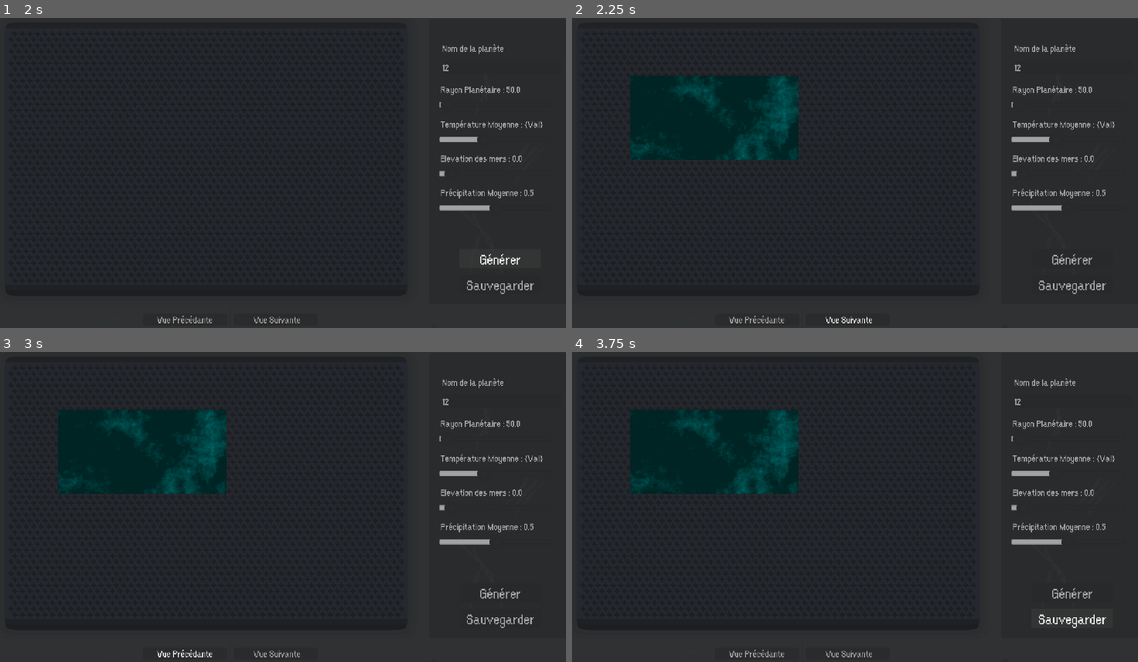
Above: before the commit, frames 1-4 (two rows, left to right).
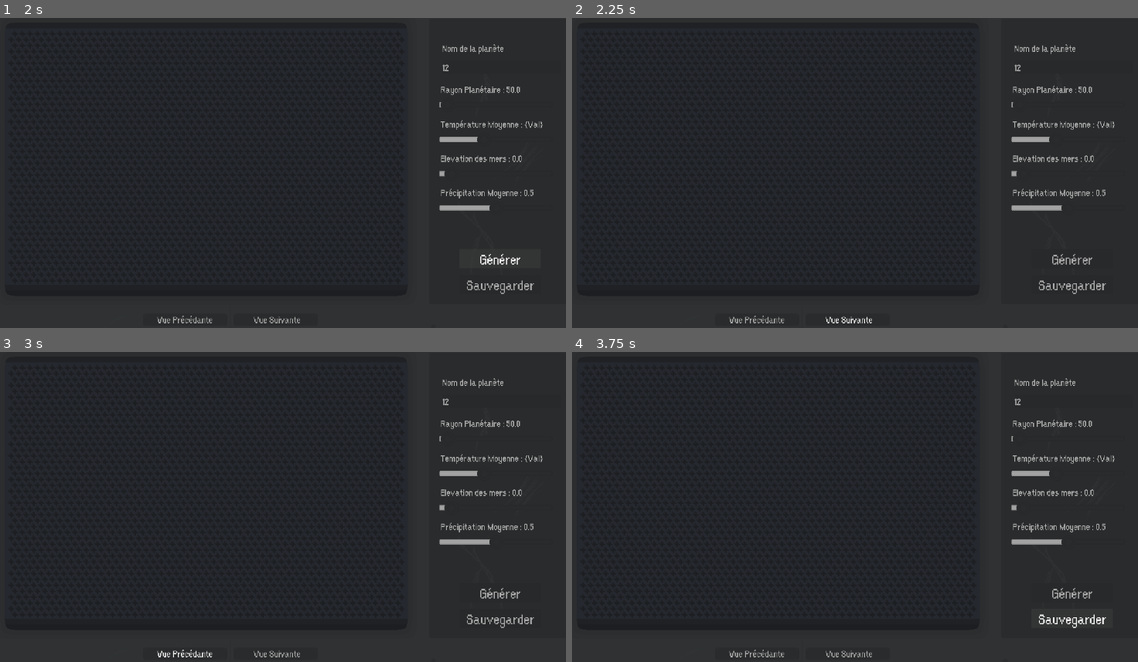
Above: after the commit, the same moments.

Repository: Jujedie/PlanetGenerator
Game: Godot game, scene res://data/scn/master.tscn
The game is run twice, just before and just after one commit, with the same random seed, the same clock (stepped at 60 frames per second) and the same inputs.
Inputs (mouse positions are in pixels of both pictures, inside the frame that each line leads up to):
- Up to frame 1 (2 s): click (503, 67) at 0.52 s; type "12" at 0.6 s; click "Générer" at 1.25 s
- Up to frame 2 (2.25 s): click "Vue Suivante" at 2 s
- Up to frame 3 (3 s): click "Vue Précédante" at 2.75 s
- Up to frame 4 (3.75 s): click "Sauvegarder" at 3.5 s

Frame 1 is identical in both runs. In frame 2, 8.1% of the frame differs, in the area x 10-41%, y 18-46%; in frame 3, 8.1%; in frame 4, 8.1%.

Commit message:
Add texture import configuration for temperature elevation map
- Introduced a new import configuration for the temperature elevation map texture.
- Set parameters for compression, mipmaps, and processing options.
- Specified source and destination files for the texture import.

Diff:
--- a/src/enum_couleurs.gd
+++ b/src/enum_couleurs.gd
@@ -3,140 +3,140 @@
 # Définition des couleurs pour chaque biome avec des informations supplémentaires
 var COULEURS_BIOMES = {
     "NAPPE_GLACIAIRE": {
-        "couleur": Color.hex(0xE0E0E0),
+        "couleur": Color.hex(0xE0E0E0FF),
         "interval_temp": [-273, -20],
         "interval_precipitation": [0.0, 0.1],
         "elevation_minimal": 0,
         "water_need": false
     },
     "TUNDRA": {
-        "couleur": Color.hex(0x5AC9EC),
+        "couleur": Color.hex(0x5AC9ECFF),
         "interval_temp": [-20, 0],
         "interval_precipitation": [0.1, 0.2],
         "elevation_minimal": 0,
         "water_need": false
     },
     "FORET_BOREAL": {
-        "couleur": Color.hex(0x275D6E),
+        "couleur": Color.hex(0x275D6EFF),
         "interval_temp": [0, 10],
         "interval_precipitation": [0.2, 0.4],
         "elevation_minimal": 0,
         "water_need": false
     },
     "TUNDRA_ALPINE": {
-        "couleur": Color.hex(0x78ABC1),
+        "couleur": Color.hex(0x78ABC1FF),
         "interval_temp": [-10, 5],
         "interval_precipitation": [0.1, 0.3],
         "elevation_minimal": 500,
         "water_need": false
     },
     "PRAIRIE": {
-        "couleur": Color.hex(0x6CA868),
+        "couleur": Color.hex(0x6CA868FF),
         "interval_temp": [10, 20],
         "interval_precipitation": [0.1, 0.3],
         "elevation_minimal": 0,
         "water_need": false
     },
     "FORET_TEMPEREE": {
-        "couleur": Color.hex(0x47AD40),
+        "couleur": Color.hex(0x47AD40FF),
         "interval_temp": [10, 25],
         "interval_precipitation": [0.3, 0.6],
         "elevation_minimal": 0,
         "water_need": false
     },
     "FORET_TROPICALE": {
-        "couleur": Color.hex(0x2F572C),
+        "couleur": Color.hex(0x2F572CFF),
         "interval_temp": [20, 35],
         "interval_precipitation": [0.6, 1.0],
         "elevation_minimal": 0,
         "water_need": false
     },
     "FORET_SUBTROPICAL_TROPICAL": {
-        "couleur": Color.hex(0x427D3E),
+        "couleur": Color.hex(0x427D3EFF),
         "interval_temp": [15, 30],
         "interval_precipitation": [0.4, 0.8],
         "elevation_minimal": 0,
         "water_need": false
     },
     "MEDITERRANEEN": {
-        "couleur": Color.hex(0x634167),
+        "couleur": Color.hex(0x634167FF),
         "interval_temp": [15, 25],
         "interval_precipitation": [0.1, 0.3],
         "elevation_minimal": 0,
         "water_need": false
     },
     "SAVANNE": {
-        "couleur": Color.hex(0xCFAD5F),
+        "couleur": Color.hex(0xCFAD5FFF),
         "interval_temp": [20, 30],
         "interval_precipitation": [0.1, 0.2],
         "elevation_minimal": 0,
         "water_need": false
     },
     "SAVANNE_ARBUSTIVE": {
-        "couleur": Color.hex(0xBC9741),
+        "couleur": Color.hex(0xBC9741FF),
         "interval_temp": [20, 35],
         "interval_precipitation": [0.05, 0.15],
         "elevation_minimal": 0,
         "water_need": false
     },
     "DESERT_ARIDE": {
-        "couleur": Color.hex(0x7D3F25),
+        "couleur": Color.hex(0x7D3F25FF),
         "interval_temp": [30, 50],
         "interval_precipitation": [0.0, 0.05],
         "elevation_minimal": 0,
         "water_need": false
     },
     "DESERT_SEMI_ARIDE": {
-        "couleur": Color.hex(0xCDB274),
+        "couleur": Color.hex(0xCDB274FF),
         "interval_temp": [25, 40],
         "interval_precipitation": [0.05, 0.1],
         "elevation_minimal": 0,
         "water_need": false
     },
     "TERRES_BRULEES": {
-        "couleur": Color.hex(0x1B1B1B),
+        "couleur": Color.hex(0x1B1B1BFF),
         "interval_temp": [40, 60],
         "interval_precipitation": [0.0, 0.02],
         "elevation_minimal": 0,
         "water_need": false
     },
     "FORET_MONTAGNEUSES": {
-        "couleur": Color.hex(0x5AABD3),
+        "couleur": Color.hex(0x5AABD3FF),
         "interval_temp": [5, 15],
         "interval_precipitation": [0.2, 0.6],
         "elevation_minimal": 1000,
         "water_need": false
     },
     "STEPPES_SECHE": {
-        "couleur": Color.hex(0x9F8F6C),
+        "couleur": Color.hex(0x9F8F6CFF),
         "interval_temp": [15, 25],
         "interval_precipitation": [0.05, 0.15],
         "elevation_minimal": 0,
         "water_need": false
     },
     "STEPPES_TEMPEREE": {
-        "couleur": Color.hex(0xFFCB58),
+        "couleur": Color.hex(0xFFCB58FF),
         "interval_temp": [10, 20],
         "interval_precipitation": [0.1, 0.2],
         "elevation_minimal": 0,
         "water_need": false
     },
     "DESERT": {
-        "couleur": Color.hex(0xAA5F3D),
+        "couleur": Color.hex(0xAA5F3DFF),
         "interval_temp": [30, 50],
         "interval_precipitation": [0.0, 0.05],
         "elevation_minimal": 0,
         "water_need": false
     },
     "EAU": {
-        "couleur": Color.hex(0x1E90FF),
+        "couleur": Color.hex(0x1E90FFFF),
         "interval_temp": [-21, 100],
         "interval_precipitation": [0.0, 1.0],
         "elevation_minimal": 0,
         "water_need": true
     },
     "GLACIER": {
-        "couleur": Color.hex(0xA9D6E5),
+        "couleur": Color.hex(0xA9D6E5FF),
         "interval_temp": [-273, -21],
         "interval_precipitation": [0.0, 1.0],
         "elevation_minimal": 2000,
@@ -146,33 +146,33 @@
 
 # Définition des couleurs pour les élévations
 var COULEURS_ELEVATIONS = {
-    0: Color.hex(0x232323)   , # 0m et moins - Noir
-    100: Color.hex(0x282828) , # 100m - Gris très foncé
-    200: Color.hex(0x2E2E2E) , # 200m - Gris foncé
-    300: Color.hex(0x353535) , # 300m - Gris
-    400: Color.hex(0x3C3C3C) , # 400m - Gris moyen
-    500: Color.hex(0x434343) , # 500m - Gris clair
-    600: Color.hex(0x4A4A4A) , # 600m - Gris plus clair
-    700: Color.hex(0x525252) , # 700m - Gris encore plus clair
-    800: Color.hex(0x5C5C5C) , # 800m - Gris très clair
-    900: Color.hex(0x666666) , # 900m - Presque blanc
-    1000: Color.hex(0x717171), # 1000m - Blanc
-    1500: Color.hex(0x7D7D7D), # 1500m - Glaciers
-    2000: Color.hex(0x888888), # 2000m - Glaciers plus foncés
-    2500: Color.hex(0xA5A5A5)  # 2500m et plus - Glaciers encore plus foncés
+    0: Color.hex(0x232323FF)   , # 0m et moins - Noir
+    100: Color.hex(0x282828FF) , # 100m - Gris très foncé
+    200: Color.hex(0x2E2E2EFF) , # 200m - Gris foncé
+    300: Color.hex(0x353535FF) , # 300m - Gris
+    400: Color.hex(0x3C3C3CFF) , # 400m - Gris moyen
+    500: Color.hex(0x434343FF) , # 500m - Gris clair
+    600: Color.hex(0x4A4A4AFF) , # 600m - Gris plus clair
+    700: Color.hex(0x525252FF) , # 700m - Gris encore plus clair
+    800: Color.hex(0x5C5C5CFF) , # 800m - Gris très clair
+    900: Color.hex(0x666666FF) , # 900m - Presque blanc
+    1000: Color.hex(0x717171FF), # 1000m - Blanc
+    1500: Color.hex(0x7D7D7DFF), # 1500m - Glaciers
+    2000: Color.hex(0x888888FF), # 2000m - Glaciers plus foncés
+    2500: Color.hex(0xA5A5A5FF)  # 2500m et plus - Glaciers encore plus foncés
 }
 
 var COULEURS_TEMPERATURE = {
-    -100: Color.hex(0x4B0082), # Violet très froid
-    -50:  Color.hex(0x483D8B), # Indigo froid
-    -20:  Color.hex(0x0000FF), # Bleu froid
-    0:  Color.hex(0x00FFFF),  # Cyan (froid modéré)
-    10: Color.hex(0x00FF00),  # Vert (tempéré)
-    20: Color.hex(0x7FFF00),  # Vert clair (chaud modéré)
-    30: Color.hex(0xFFFF00),  # Jaune (chaud)
-    40: Color.hex(0xFF4500),  # Orange (très chaud)
-    50: Color.hex(0xFF0000),  # Rouge (extrême)
-    100: Color.hex(0x202020)  # Rose (extrême chaud)
+    -100: Color.hex(0x4B0082FF), # Violet très froid
+    -50:  Color.hex(0x483D8BFF), # Indigo froid
+    -20:  Color.hex(0x0000FFFF), # Bleu froid
+    0:  Color.hex(0x00FFFFFF),  # Cyan (froid modéré)
+    10: Color.hex(0x00FF00FF),  # Vert (tempéré)
+    20: Color.hex(0x7FFF00FF),  # Vert clair (chaud modéré)
+    30: Color.hex(0xFFFF00FF),  # Jaune (chaud)
+    40: Color.hex(0xFF4500FF),  # Orange (très chaud)
+    50: Color.hex(0xFF0000FF),  # Rouge (extrême)
+    100: Color.hex(0x202020FF)  # Rose (extrême chaud)
 }
 
 func getElevationColor(elevation: int) -> Color:
--- a/src/master.gd
+++ b/src/master.gd
@@ -2,7 +2,7 @@
 
 var planetGenerator : PlanetGenerator
 var map_actuelle    : Image
-var maps            : Array[Image]
+var maps            : Array[String]
 var map_index       : int = 0
 
 # TO DO : SAUVEGARDER AUTOMATIQUEMENT LES IMAGES DANS UN DOSSIER PREDEFINI TEMPORAIRE PUIS LES RECHARGER VIA LOAD
@@ -23,6 +23,7 @@
 	var sldPrecipitationMoy = $Node2D/Control/sldPrecipitationMoy
 	label = $Node2D/Control/sldPrecipitationMoy/Node2D/Label
 	label.text = "Précipitation Moyenne : "+str(sldPrecipitationMoy.value)+"\n"
+
 
 func _on_sld_rayon_planetaire_value_changed(value: float) -> void:
 	var sld = $Node2D/Control/sldRayonPlanetaire
@@ -71,26 +72,21 @@
 
 	print(maps[map_index])
 
-	var itex = ImageTexture.new()
-	itex.create_from_image(maps[map_index])
-	print(itex)
-
-	$Node2D/Control/SubViewportContainer/SubViewport/Fond/Map.texture = itex
+	$Node2D/Control/SubViewportContainer/SubViewport/Fond/Map.texture = load(maps[map_index])
 
 func _on_btn_sauvegarder_pressed() -> void:
 	planetGenerator.save_planet()
-
 
 func _on_btn_suivant_pressed() -> void:
 	map_index += 1
 	if map_index >= maps.size():
 		map_index = 0
 
-	$Node2D/Control/SubViewportContainer/SubViewport/Fond/Map.texture = ImageTexture.create_from_image(maps[map_index])
+	$Node2D/Control/SubViewportContainer/SubViewport/Fond/Map.texture = load(maps[map_index])
 
 func _on_btn_precedant_pressed() -> void:
 	map_index -= 1
 	if map_index < 0:
 		map_index = maps.size() - 1
 
-	$Node2D/Control/SubViewportContainer/SubViewport/Fond/Map.texture = ImageTexture.create_from_image(maps[map_index])
+	$Node2D/Control/SubViewportContainer/SubViewport/Fond/Map.texture = load(maps[map_index])
--- a/src/planetGenerator.gd
+++ b/src/planetGenerator.gd
@@ -68,6 +68,8 @@
 	save_image(self.geopo_map, "geopo_map.png")
 
 func generate_elevation_map() -> Image:
+	randomize()
+
 	print("Création de l'image")
 	var img = Image.create(self.circonference, self.circonference / 2, false, Image.FORMAT_RGB8)
 
@@ -95,6 +97,8 @@
 	return img
 
 func generate_precipitation_map() -> Image:
+	randomize()
+
 	print("Création de l'image")
 	var img = Image.create(self.circonference, self.circonference / 2, false, Image.FORMAT_RGB8)
 
@@ -119,6 +123,8 @@
 	return img
 
 func generate_temperature_map() -> Image:
+	randomize()
+
 	print("Création de l'image")
 	var img = Image.create(self.circonference, self.circonference / 2, false, Image.FORMAT_RGB8)
 
@@ -144,6 +150,8 @@
 	return img
 
 func generate_water_map() -> Image:
+	randomize()
+
 	print("Création de l'image")
 	var img = Image.create(self.circonference, self.circonference / 2, false, Image.FORMAT_RGB8)
 
@@ -208,9 +216,12 @@
 			img.set_pixel(x, y, colors[id])
 	return img
 
-func getMaps() -> Array[Image]:
+func getMaps() -> Array[String]:
+	deleteImagesTemps()
+
+	print("Génération image map élévation.")
 	return [
-		self.elevation_map
+		save_image(self.elevation_map,"elevation_map.png")
 	]
 	#	self.elevation_map,
 	#	self.precipitation_map,
@@ -220,7 +231,24 @@
 	#	self.geopo_map
 	#]
 
-static func save_image(image: Image, file_name: String):
-	var img_path = "user://" + file_name
+static func save_image(image: Image, file_name: String) -> String:
+	var dir = DirAccess.open("res://data/img/temp")
+	if dir == null:
+		dir.make_dir_recursive("res://data/img/temp")
+
+	var img_path = "res://data/img/temp" + file_name
 	image.save_png(img_path)
 	print("Saved: ", img_path)
+	return img_path
+
+static func deleteImagesTemps():
+	var dir = DirAccess.open("res://data/img/temp")
+	if dir == null:
+		dir.make_dir_recursive("res://data/img/temp")
+
+	dir.list_dir_begin()
+	var file_name = dir.get_next()
+	while file_name != "":
+		dir.remove(file_name)
+		file_name = dir.get_next()
+	dir.list_dir_end()
Binary file removed: data/img/line.aseprite
Binary file added: data/img/tempelevation_map.png
Not shown, added: data/img/tempelevation_map.png.import
